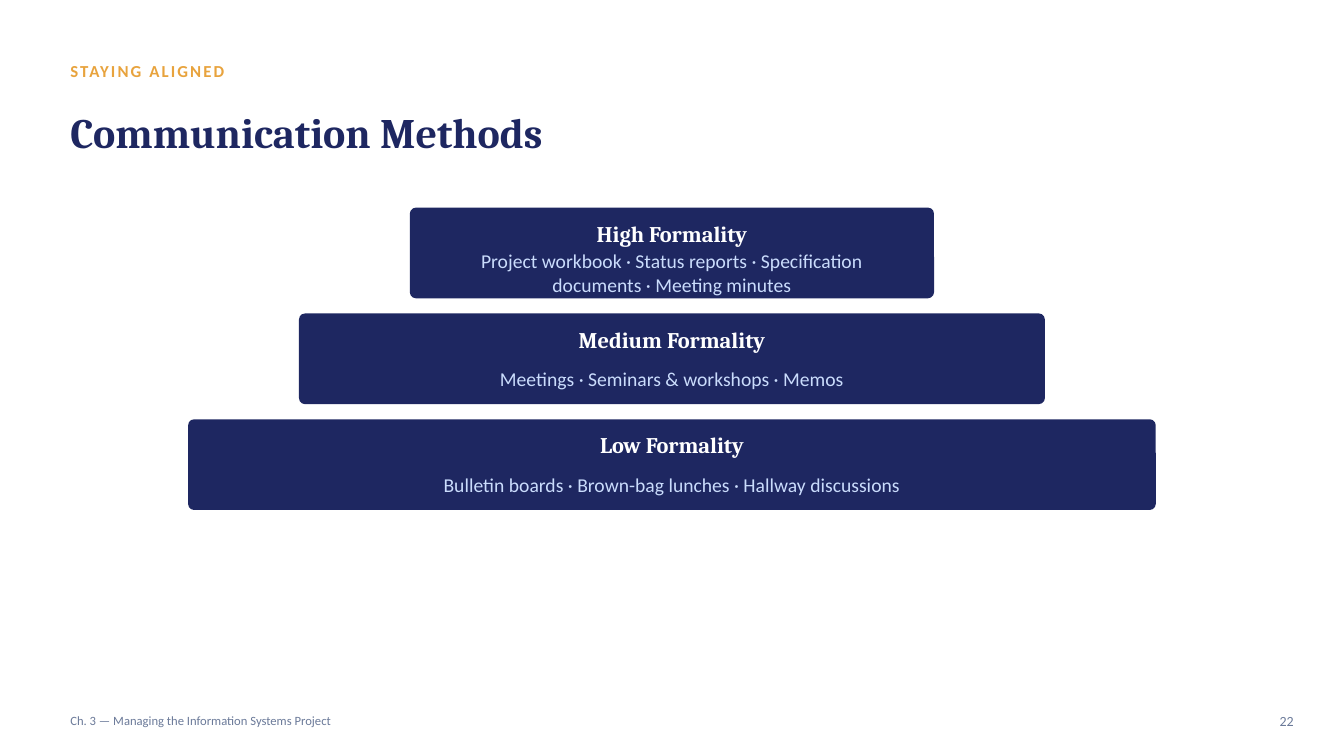
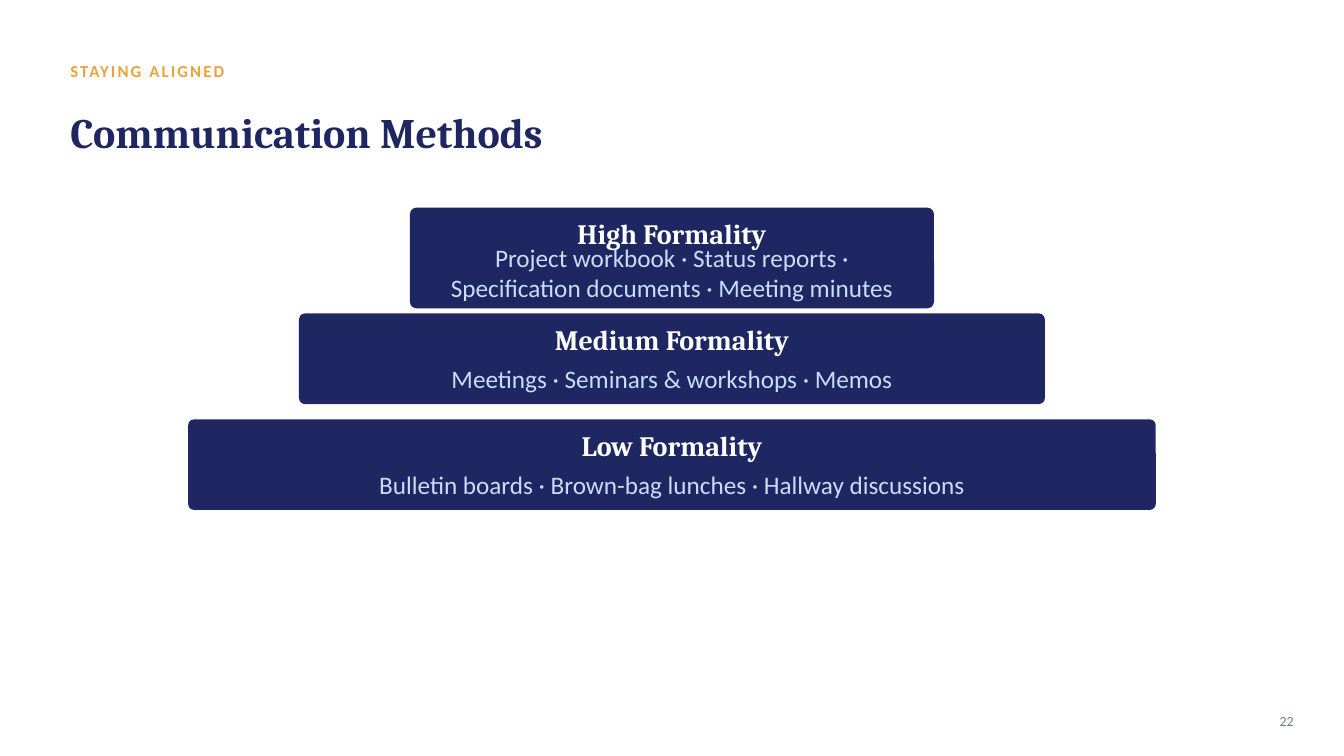
Before and after one commit to shakiliitju/Masters-in-IT, a slide deck: slide 19 of Chapter One 1448/IT 611_Advanced Information Systems Analysis and Design/Lectute Slides/hoffer_msad6e_ch03_updated.pptx. Drawn at 1344x756 pixels with LibreOffice and Linux fonts; fonts in the diff are those of the drawing. Boxes give left, top, right and bottom in pixels: in the first picture for what was removed or moved away, otherwise in the second. Text is boxed around its words. In the diff, an @@ line names an element or a change of style, - is before the commit and + after.

Commit message:
Update IT course lecture materials
Added updated lecture slide PDFs and PowerPoint files for IT 611 Systems Analysis and Design and IT 641 Data Management and Governance, including new Week 1 and revised chapter materials. Removed older ER/SQL lecture files that were superseded by the refreshed course content.

```diff
--- a/Chapter One 1448/IT 611_Advanced Information Systems Analysis and Design/Lectute Slides/hoffer_msad6e_ch03_updated.pptx
+++ b/Chapter One 1448/IT 611_Advanced Information Systems Analysis and Design/Lectute Slides/hoffer_msad6e_ch03_updated.pptx
@@ rounded rectangle resized from (x1=410, y1=208, x2=935, y2=298) to (x1=410, y1=208, x2=935, y2=309) @@
@@ size 16 to 20 pt in 3 elements at (x1=577, y1=224, x2=766, y2=250), (x1=555, y1=330, x2=789, y2=356), (x1=582, y1=436, x2=762, y2=462) @@
@@ size 14 to 18 pt in 3 elements at (x1=451, y1=247, x2=893, y2=302), (x1=451, y1=370, x2=892, y2=393), (x1=379, y1=476, x2=965, y2=499) @@
@@ text removed at (x1=70, y1=716, x2=331, y2=727) @@
-Ch. 3 — Managing the Information Systems Project
```
Also in this commit, not shown: 24 other slides changed, 9 other files.
